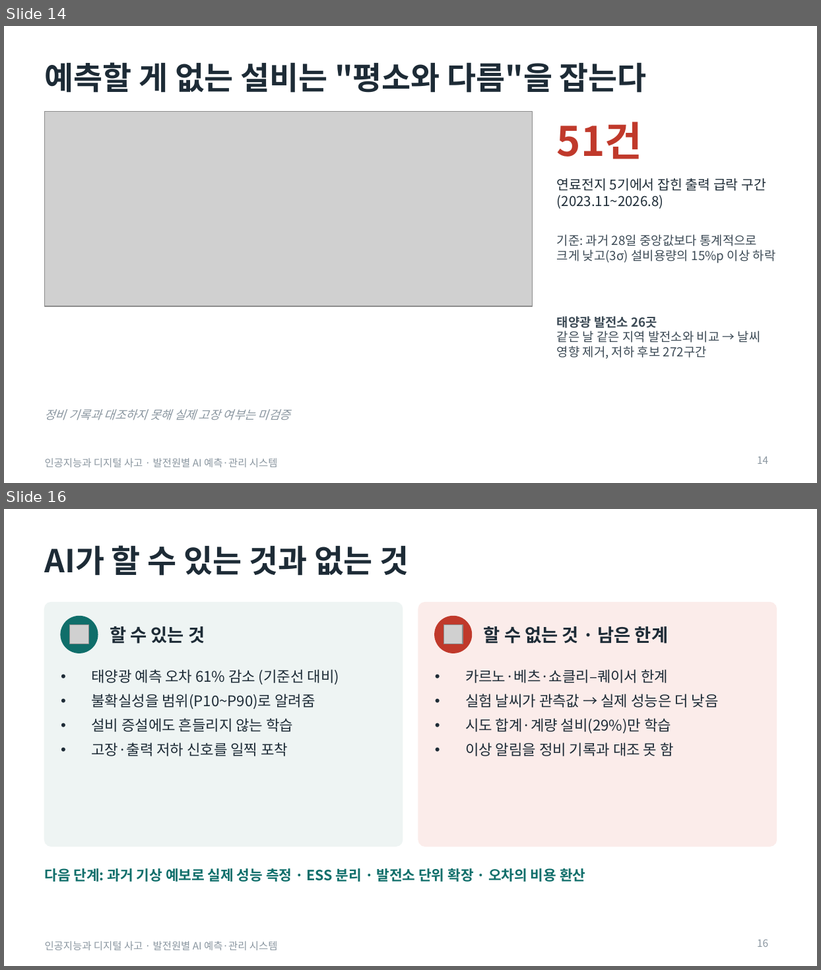
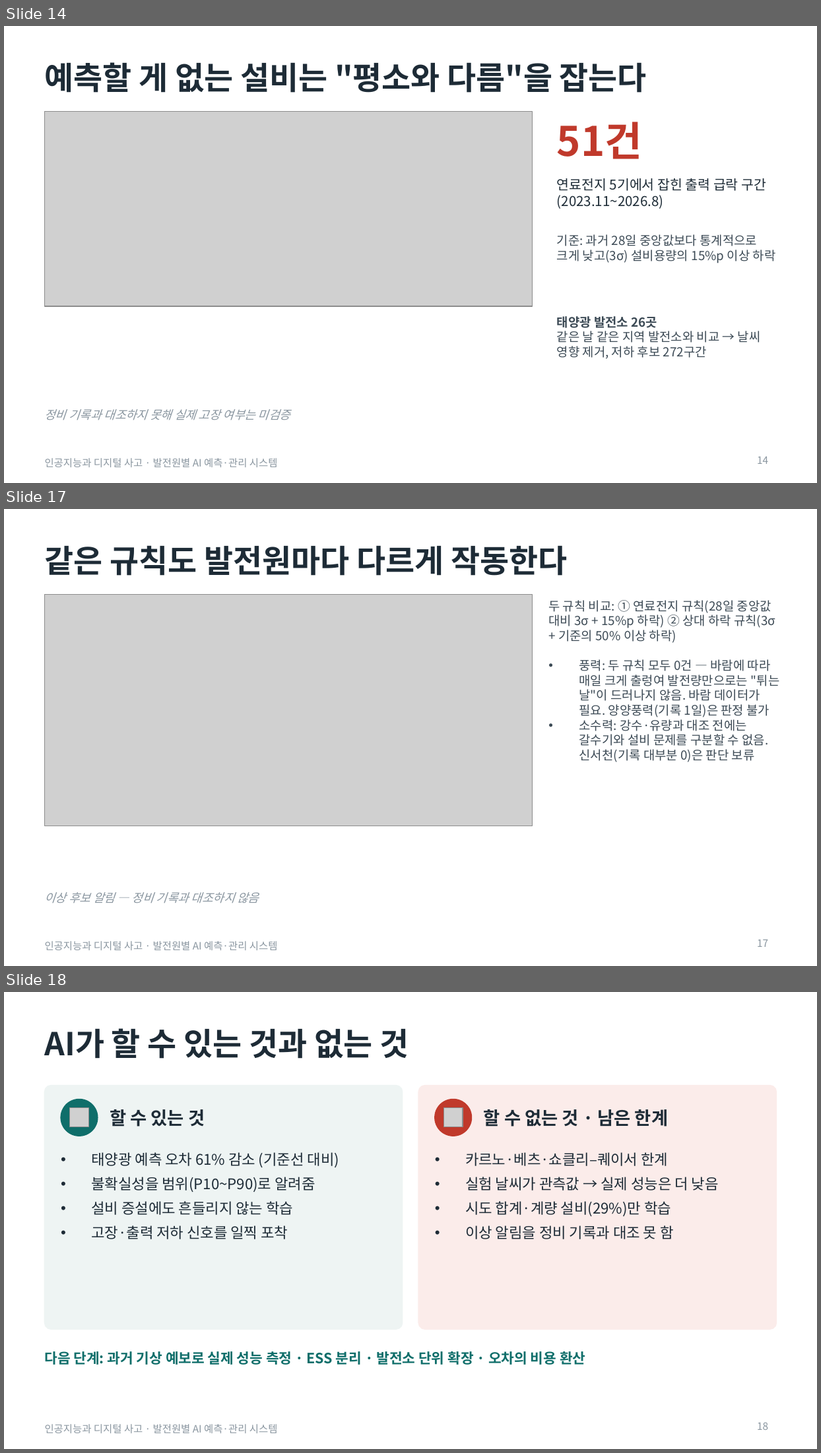
Before and after one commit to junseok7-cpu/hello, a slide deck: energy/report/발표자료.pptx. Shown one above the other, each under a label of ours: slides 14 and 16 before the commit, slides 14, 17 and 18 after it; the slides between them are not shown. The pictures are 821x970 and 821x1453 pixels, drawn with LibreOffice and Linux fonts; fonts in the diff are those of the drawing; grey boxes stand for pictures. Boxes give left, top, right and bottom in pixels: in the first picture for what was removed or moved away, otherwise in the second. Text is boxed around its words. In the diff, an @@ line names an element or a change of style, - is before the commit and + after.

```diff
--- a/energy/report/발표자료.pptx
+++ b/energy/report/발표자료.pptx
@@ slide 17 added at (4, 509, 817, 966), background #FFFFFF; not listed: 1 template element that a slide beside it also shows @@
@@ title added at (45, 545, 567, 576), 28 pt, text #1D2B36, bold @@
+같은 규칙도 발전원마다 다르게 작동한다
@@ picture added at (45, 594, 533, 826) @@
@@ text added at (548, 600, 780, 762), 11 pt, text #3C4A55 @@
+두 규칙 비교: ① 연료전지 규칙(28일 중앙값 대비 3σ + 15%p 하락) ② 상대 하락 규칙(3σ + 기준의 50% 이상 하락)
+• 풍력: 두 규칙 모두 0건 — 바람에 따라 매일 크게 출렁여 발전량만으로는 "튀는 날"이 드러나지 않음. 바람 데이터가 필요. 양양풍력(기록 1일)은 판정 불가
+• 소수력: 강수·유량과 대조 전에는 갈수기와 설비 문제를 구분할 수 없음. 신서천(기록 대부분 0)은 판단 보류
@@ text added at (45, 892, 259, 904), 10.5 pt, text #8A96A0, italic @@
+이상 후보 알림 — 정비 기록과 대조하지 않음
@@ page number added at (757, 940, 768, 947), 9 pt, text #8A96A0 @@
+17
@@ what was slide 16 is now slide 18 @@
```
Also in this commit, not shown: 1 other slide added, 12 other files.
